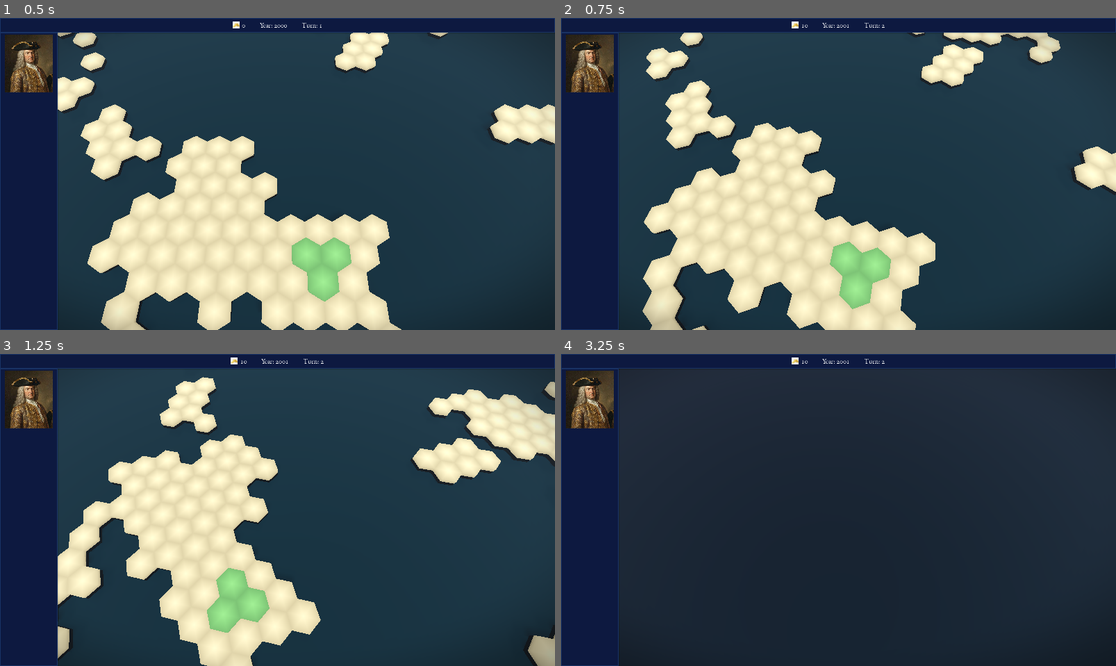
Above: before the commit, frames 1-4 (two rows, left to right).
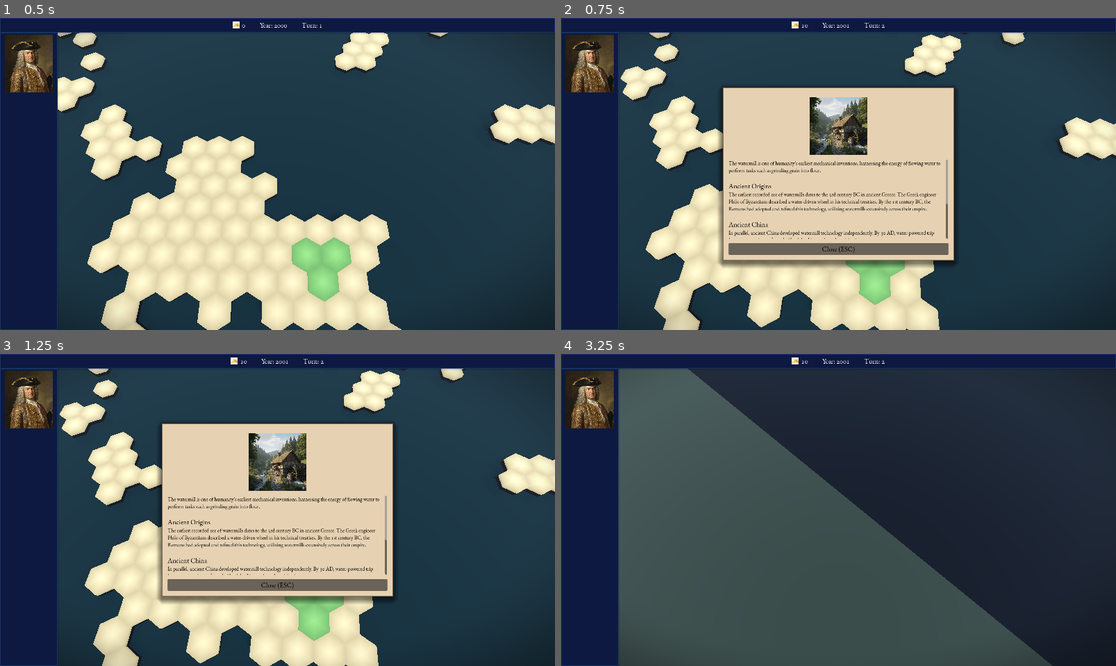
Above: after the commit, the same moments.

Repository: rfdickerson/new-game-project
Game: Godot game, scene res://node_3d.tscn
Same seed, same stepped clock (60 frames per second), same inputs: the game is played once before the commit and once after it. A sky picture missing from this copy of the repository is replaced by a grey-blue gradient.
Inputs (mouse positions are in pixels of both pictures, inside the frame that each line leads up to):
- Up to frame 1 (0.5 s): no input
- Up to frame 2 (0.75 s): tap Enter at 0.5 s; move the mouse to (960, 158) at 0.52 s; hold Right (ui_right) from 0.53 s (still down); hold E from 0.53 s (still down); tap F at 0.6 s; click (960, 158) at 0.67 s
- Up to frame 3 (1.25 s): keep holding Right (ui_right); keep holding E
- Up to frame 4 (3.25 s): release Right (ui_right) at 1.25 s; release E at 1.25 s; drag from (727, 525) to (810, 572) at 1.27 s; tap Space at 2 s; move the mouse to (894, 441) at 2.02 s; hold Right (ui_right) 2.03-2.75 s; hold E 2.03-2.75 s; tap F at 2.1 s; drag from (810, 572) to (672, 463) at 2.77 s

Frame 1 is identical in both runs. In frame 2, 34% of the frame differs, in the area x 10-100%, y 4-100%; in frame 3, 42%; in frame 4, 43%, in the area x 10-89%, y 4-100%.

Commit message:
better panel

Diff:
--- a/node_3d.tscn
+++ b/node_3d.tscn
@@ -10,6 +10,8 @@
 [ext_resource type="FontFile" uid="uid://baubrtgwtnyh3" path="res://EBGaramond-VariableFont_wght.ttf" id="8_garamond"]
 [ext_resource type="Texture2D" uid="uid://e66hnxd2q2fy" path="res://textures/gold2.png" id="9_6iypd"]
 [ext_resource type="Texture2D" uid="uid://d1s75kt3q127r" path="res://rulers/portrait.png" id="10_6iypd"]
+[ext_resource type="Script" uid="uid://b8k3nax2p4n7q" path="res://watermill_panel.gd" id="11_watermill"]
+[ext_resource type="Texture2D" uid="uid://cpwt6tbepdyaj" path="res://textures/milll.png" id="12_mill"]
 
 [sub_resource type="PanoramaSkyMaterial" id="PanoramaSkyMaterial_skybox"]
 panorama = ExtResource("6_skybox")
@@ -47,12 +49,23 @@
 shader_parameter/vignette_smoothness = 0.4
 
 [sub_resource type="StyleBoxFlat" id="StyleBoxFlat_parchment"]
-bg_color = Color(0.6, 0.5, 0.35, 1)
+bg_color = Color(0.85, 0.75, 0.6, 1)
 border_width_left = 2
 border_width_top = 2
 border_width_right = 2
 border_width_bottom = 2
-border_color = Color(0.27, 0.16, 0.08, 1)
+border_color = Color(0.4, 0.3, 0.2, 1)
+
+[sub_resource type="StyleBoxFlat" id="StyleBoxFlat_tan_panel"]
+bg_color = Color(0.9, 0.82, 0.7, 1)
+border_width_left = 2
+border_width_top = 2
+border_width_right = 2
+border_width_bottom = 2
+border_color = Color(0.5, 0.4, 0.3, 1)
+shadow_color = Color(0, 0, 0, 0.5)
+shadow_size = 20
+shadow_offset = Vector2(0, 8)
 
 [sub_resource type="FontVariation" id="FontVariation_garamond"]
 base_font = ExtResource("8_garamond")
@@ -227,3 +240,62 @@
 texture = ExtResource("10_6iypd")
 expand_mode = 2
 stretch_mode = 5
+
+[node name="WatermillPanel" type="Panel" parent="UILayer"]
+anchors_preset = 8
+anchor_left = 0.5
+anchor_top = 0.5
+anchor_right = 0.5
+anchor_bottom = 0.5
+offset_left = -400.0
+offset_top = -300.0
+offset_right = 400.0
+offset_bottom = 300.0
+grow_horizontal = 2
+grow_vertical = 2
+theme = SubResource("Theme_garamond")
+theme_override_styles/panel = SubResource("StyleBoxFlat_tan_panel")
+script = ExtResource("11_watermill")
+
+[node name="VBoxContainer" type="VBoxContainer" parent="UILayer/WatermillPanel"]
+layout_mode = 1
+anchors_preset = 15
+anchor_right = 1.0
+anchor_bottom = 1.0
+offset_left = 20.0
+offset_top = 20.0
+offset_right = -20.0
+offset_bottom = -20.0
+grow_horizontal = 2
+grow_vertical = 2
+theme_override_constants/separation = 15
+
+[node name="TitleLabel" type="RichTextLabel" parent="UILayer/WatermillPanel/VBoxContainer"]
+layout_mode = 2
+theme_override_font_sizes/normal_font_size = 32
+theme_override_colors/default_color = Color(0, 0, 0, 1)
+bbcode_enabled = true
+text = "[b]The Watermill[/b]"
+
+[node name="WatermillImage" type="TextureRect" parent="UILayer/WatermillPanel/VBoxContainer"]
+custom_minimum_size = Vector2(0, 200)
+layout_mode = 2
+texture = ExtResource("12_mill")
+expand_mode = 2
+stretch_mode = 5
+
+[node name="DescriptionLabel" type="RichTextLabel" parent="UILayer/WatermillPanel/VBoxContainer"]
+layout_mode = 2
+size_flags_vertical = 3
+theme_override_font_sizes/normal_font_size = 18
+theme_override_colors/default_color = Color(0, 0, 0, 1)
+bbcode_enabled = true
+text = "Description"
+scroll_active = true
+
+[node name="CloseButton" type="Button" parent="UILayer/WatermillPanel/VBoxContainer"]
+layout_mode = 2
+theme_override_colors/font_color = Color(0, 0, 0, 1)
+theme_override_colors/font_hover_color = Color(0.2, 0.2, 0.2, 1)
+theme_override_colors/font_pressed_color = Color(0.1, 0.1, 0.1, 1)
+text = "Close (ESC)"
--- a/plane_controller.gd
+++ b/plane_controller.gd
@@ -8,6 +8,7 @@
 @onready var plane = $SubdividedPlane
 @onready var hex_grid = $HexagonGrid
 @onready var game_ui = $UILayer/GameUI
+@onready var watermill_panel = $UILayer/WatermillPanel
 
 func _ready():
 	_apply_water_shader()
@@ -31,6 +32,7 @@
 	print("  [P] - More ocean")
 	print("  [N] - Adjust noise scale (terrain size)")
 	print("  [Enter] - Next Turn")
+	print("  [F] - Show Watermill Information")
 
 var wave_enabled = false
 var time_elapsed = 0.0
--- /dev/null
+++ b/watermill_panel.gd
@@ -0,0 +1,76 @@
+extends Panel
+
+## Panel that displays information about the watermill invention
+
+@onready var watermill_image: TextureRect = $VBoxContainer/WatermillImage
+@onready var title_label: RichTextLabel = $VBoxContainer/TitleLabel
+@onready var description_label: RichTextLabel = $VBoxContainer/DescriptionLabel
+@onready var close_button: Button = $VBoxContainer/CloseButton
+
+var is_visible: bool = false
+
+func _ready():
+	# Set up the panel
+	visible = false
+	# Make sure this panel processes input even when paused
+	process_mode = Node.PROCESS_MODE_ALWAYS
+	_setup_ui()
+
+func _setup_ui():
+	# Set title text (bold)
+	if title_label:
+		title_label.text = "[b]The Watermill[/b]"
+
+	# Set description text with historical information (using BBCode for formatting)
+	if description_label:
+		description_label.text = """[color=black]The watermill is one of humanity's earliest mechanical inventions, harnessing the energy of flowing water to perform tasks such as grinding grain into flour.
+
+[font_size=24][b]Ancient Origins[/b][/font_size]
+The earliest recorded use of watermills dates to the 3rd century BC in ancient Greece. The Greek engineer Philo of Byzantium described a water-driven wheel in his technical treatises. By the 1st century BC, the Romans had adopted and refined this technology, utilizing watermills extensively across their empire.
+
+[font_size=24][b]Ancient China[/b][/font_size]
+In parallel, ancient China developed watermill technology independently. By 30 AD, water-powered trip hammers were in use for tasks like dehusking grain and smelting iron.
+
+[font_size=24][b]Medieval Europe[/b][/font_size]
+During the Middle Ages, watermills became widespread across Europe. By the time of the Domesday Book in 1086, England alone recorded over 5,000 watermills. These mills were crucial for agricultural economies, providing efficient means to process grain and other materials.
+
+The evolution of the watermill reflects humanity's ingenuity in harnessing natural forces for practical purposes, laying the groundwork for subsequent technological advancements in energy and machinery.[/color]"""
+
+	# Connect close button
+	if close_button:
+		close_button.pressed.connect(_on_close_button_pressed)
+
+func toggle():
+	"""Toggle the visibility of the panel"""
+	if is_visible:
+		hide_panel()
+	else:
+		show_panel()
+
+func show_panel():
+	"""Show the panel"""
+	is_visible = true
+	visible = true
+	# Pause the game when panel is open
+	get_tree().paused = true
+
+func hide_panel():
+	"""Hide the panel"""
+	is_visible = false
+	visible = false
+	# Unpause the game when panel is closed
+	get_tree().paused = false
+
+func _on_close_button_pressed():
+	hide_panel()
+
+func _input(event):
+	# Handle F key to toggle panel (always, so it can open/close)
+	if event is InputEventKey and event.pressed and not event.echo:
+		if event.keycode == KEY_F:
+			toggle()
+			get_viewport().set_input_as_handled()
+		# Allow closing with Escape key when visible
+		elif event.keycode == KEY_ESCAPE and is_visible:
+			hide_panel()
+			get_viewport().set_input_as_handled()
Not shown: 1 places in node_3d.tscn that only renumber resources
Binary file added: textures/milll.png
Not shown, added: textures/milll.png.import
Not shown, added: watermill_panel.gd.uid
